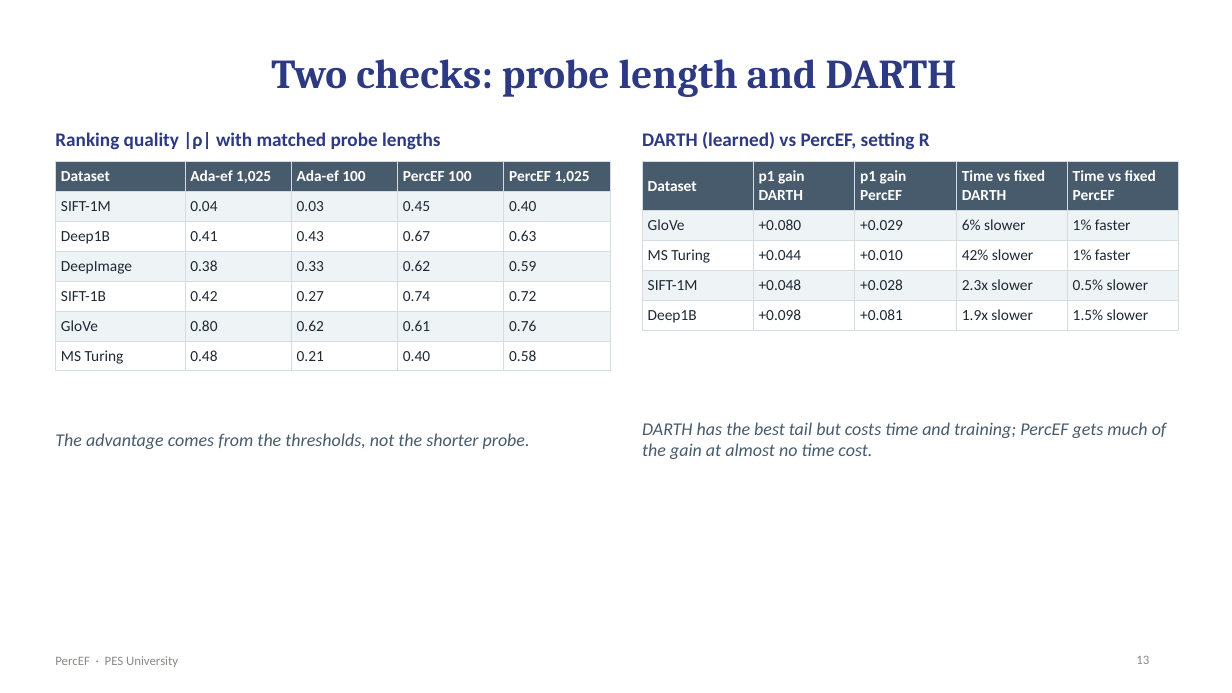
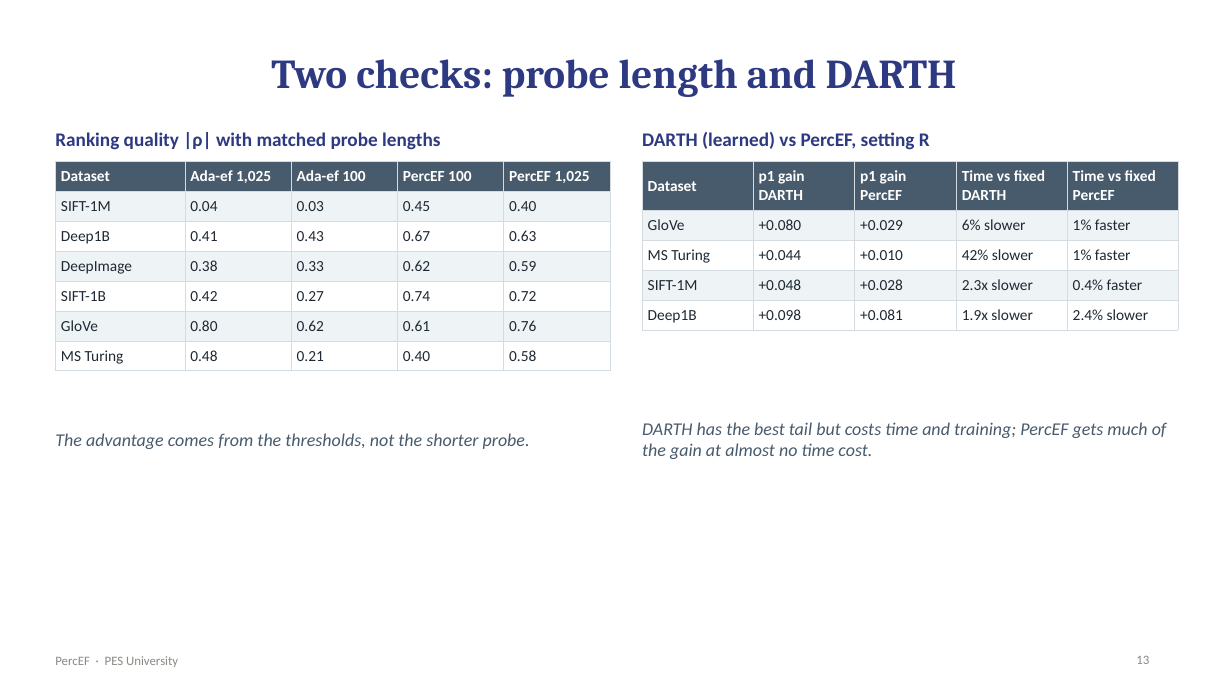
Before and after one commit to pranavshenvi/hybridAdaptiveEF, a slide deck: slide 13 of presentation/PercEF_review.pptx. Drawn at 1232x693 pixels with LibreOffice and Linux fonts; fonts in the diff are those of the drawing. Boxes give left, top, right and bottom in pixels: in the first picture for what was removed or moved away, otherwise in the second. Text is boxed around its words. In the diff, an @@ line names an element or a change of style, - is before the commit and + after.

```diff
--- a/presentation/PercEF_review.pptx
+++ b/presentation/PercEF_review.pptx
@@ table at [642, 162, 1178, 327] @@
-row 4, column 5: 0.5% slower
+row 4, column 5: 0.4% faster
-row 5, column 5: 1.5% slower
+row 5, column 5: 2.4% slower
```
Also in this commit, not shown: 5 other slides changed, 11 other files.
